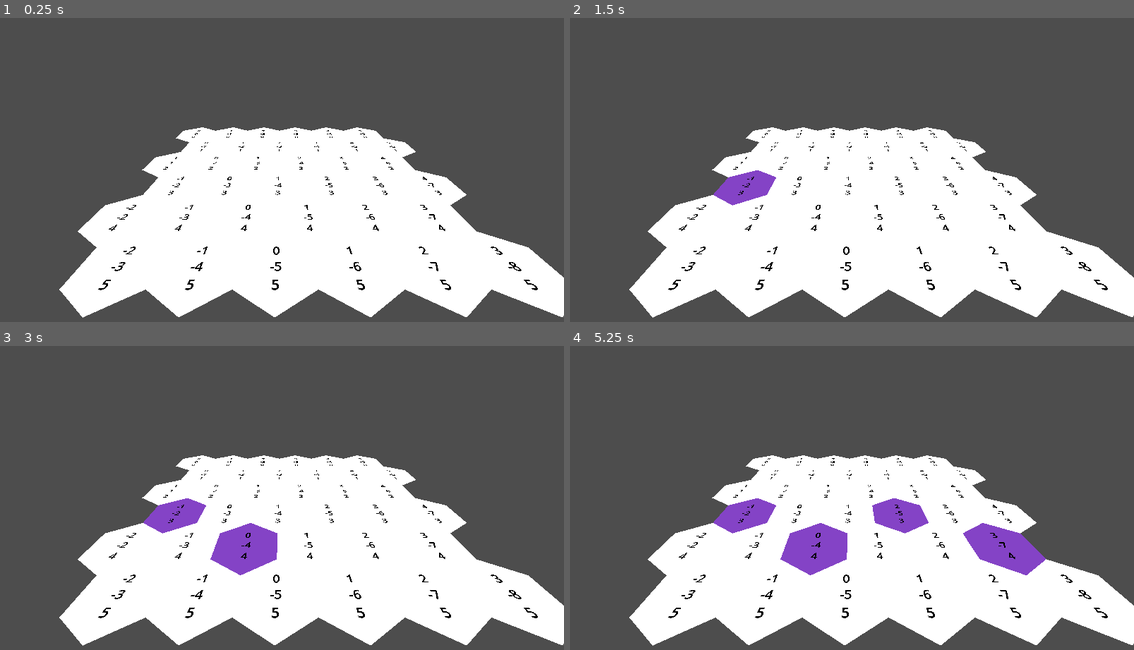
Above: before the commit, frames 1-4 (two rows, left to right).
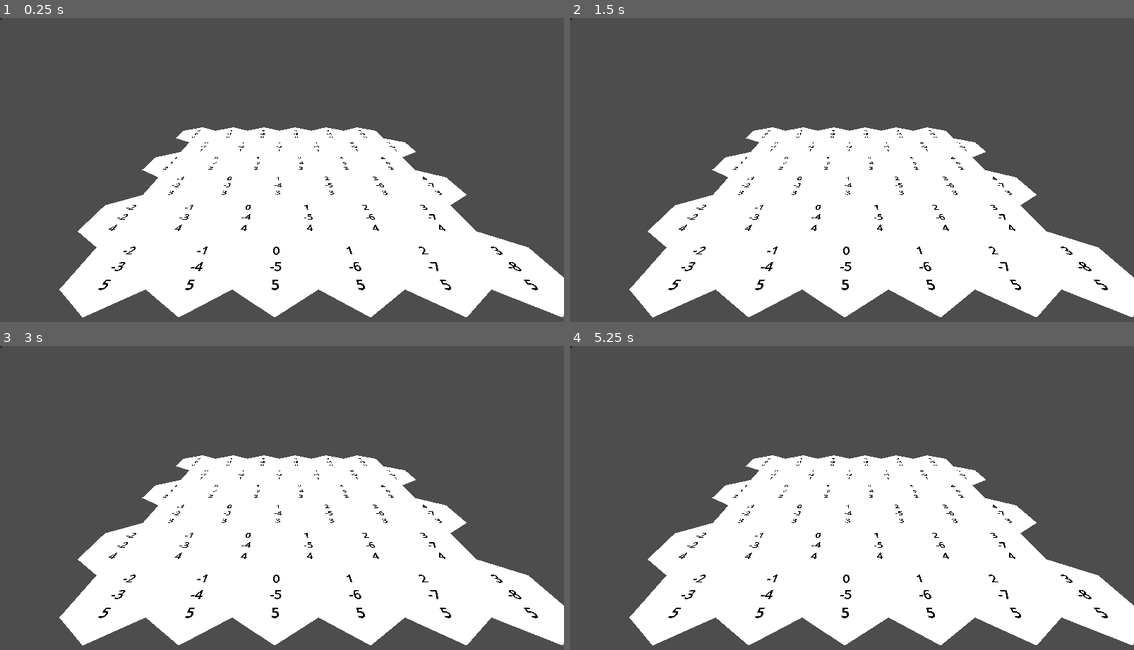
Above: after the commit, the same moments.

Repository: EricSmith3542/godot-hex-grid
Game: Godot game, scene res://node_3d.tscn
Two runs of this game, one before a commit and one after it. Both use one fixed random seed, a clock stepped at 60 frames per second and the inputs below.
Inputs (mouse positions are in pixels of both pictures, inside the frame that each line leads up to):
- Up to frame 1 (0.25 s): no input
- Up to frame 2 (1.5 s): tap Enter at 0.5 s; move the mouse to (976, 160) at 0.52 s; click (976, 160) at 0.67 s; tap Space at 1.25 s; move the mouse to (739, 191) at 1.27 s; click (739, 191) at 1.42 s
- Up to frame 3 (3 s): tap Enter at 2 s; move the mouse to (338, 434) at 2.02 s; click (338, 434) at 2.17 s; tap Space at 2.75 s; move the mouse to (253, 567) at 2.77 s; click (253, 567) at 2.92 s
- Up to frame 4 (5.25 s): tap Enter at 3.5 s; move the mouse to (1021, 552) at 3.52 s; click (1021, 552) at 3.67 s; tap Space at 4.25 s; move the mouse to (682, 455) at 4.27 s; click (682, 455) at 4.42 s; move the mouse to (880, 504) at 5.02 s; click (880, 504) at 5.17 s

The runs differ from the first frame. In frame 1, less than 0.1% of the frame differs, in the area x 0-1%, y 0-1%; in frame 2, 0.8%; in frame 3, 2.2%; in frame 4, 4.4%, in the area x 0-85%, y 0-76%.

Commit message:
Color picking: TUTORIAL 1 FINISHED

Diff:
--- a/hex_grid.gd
+++ b/hex_grid.gd
@@ -31,10 +31,12 @@
 	cells.append(cell)
 	add_child(cell)
 
-func _on_hex_mesh_cell_clicked(coordinates: HexCoordinates) -> void:
+
+
+func _on_hex_grid_editor_cell_clicked(coordinates: HexCoordinates, color: Color) -> void:
 	var cell_index = coordinates.X + coordinates.Z * width + coordinates.Z / 2
 	var cell = cells[cell_index]
-	cell.color = touched_cell_color
+	cell.color = color
 
 #	Ugly for now but tutorial addresses that this will change in later steps as the mesh becomes more advanced
 	mesh.triangulate(cells)
--- a/hex_grid.tscn
+++ b/hex_grid.tscn
@@ -2,10 +2,13 @@
 
 [ext_resource type="Script" uid="uid://bichh5t52boby" path="res://hex_grid.gd" id="1_kpu3p"]
 [ext_resource type="PackedScene" uid="uid://6tee3jl2u56" path="res://hex_mesh.tscn" id="2_esttd"]
+[ext_resource type="PackedScene" uid="uid://v7ils7xipqkt" path="res://hex_grid_editor.tscn" id="3_ube50"]
 
 [node name="HexGrid" type="Node3D" unique_id=1881075025]
 script = ExtResource("1_kpu3p")
 
 [node name="HexMesh" parent="." unique_id=170552868 instance=ExtResource("2_esttd")]
 
-[connection signal="cell_clicked" from="HexMesh" to="." method="_on_hex_mesh_cell_clicked"]
+[node name="HexGridEditor" parent="." unique_id=242709990 instance=ExtResource("3_ube50")]
+
+[connection signal="cell_clicked" from="HexGridEditor" to="." method="_on_hex_grid_editor_cell_clicked"]
--- /dev/null
+++ b/hex_grid_editor.gd
@@ -0,0 +1,17 @@
+extends Node3D
+
+signal cell_clicked(coordinates:HexCoordinates, color:Color)
+
+var color : Color = Color.WHITE
+
+func _input(event: InputEvent) -> void:
+	if event is InputEventMouseButton:
+		if event.button_index == MOUSE_BUTTON_LEFT:
+			var intersection_point = (get_viewport().get_camera_3d() as DebugCamera).get_position_collision_point(event.position)
+			if intersection_point:
+				var coordinates = HexCoordinates.from_position(intersection_point)
+				cell_clicked.emit(coordinates,color)
+				print("clicked coordinate " + str(HexCoordinates.from_position(intersection_point)))
+
+func _on_color_changed(color: Color) -> void:
+	self.color = color
--- /dev/null
+++ b/hex_grid_editor.tscn
@@ -0,0 +1,14 @@
+[gd_scene format=3 uid="uid://v7ils7xipqkt"]
+
+[ext_resource type="Script" uid="uid://ob3xluqqqlny" path="res://hex_grid_editor.gd" id="1_cds6q"]
+
+[node name="HexGridEditor" type="Node3D" unique_id=242709990]
+script = ExtResource("1_cds6q")
+
+[node name="CanvasLayer" type="CanvasLayer" parent="." unique_id=1426791008]
+
+[node name="ColorPickerButton" type="ColorPickerButton" parent="CanvasLayer" unique_id=1839446341]
+offset_right = 8.0
+offset_bottom = 8.0
+
+[connection signal="color_changed" from="CanvasLayer/ColorPickerButton" to="." method="_on_color_changed"]
--- a/hex_mesh.gd
+++ b/hex_mesh.gd
@@ -1,7 +1,7 @@
 class_name HexMesh
 extends MeshInstance3D
 
-signal cell_clicked(coordinates:HexCoordinates)
+#signal cell_clicked(coordinates:HexCoordinates)
 
 var vertices : PackedVector3Array
 var normals : PackedVector3Array
@@ -43,14 +43,11 @@
 	for i in range(3):
 		colors.append(color)
 
-func _on_mouse_entered() -> void:
-	print("hovering at " + str(get_viewport().get_mouse_position()))
-
-
-func _on_input_event(camera: Node, event: InputEvent, event_position: Vector3, normal: Vector3, shape_idx: int) -> void:
-	if event is InputEventMouseButton:
-		if event.button_index == MOUSE_BUTTON_LEFT:
-			var intersection_point = (camera as DebugCamera).get_position_collision_point(event.position)
-			var coordinates = HexCoordinates.from_position(intersection_point)
-			cell_clicked.emit(coordinates)
-			print("clicked coordinate " + str(HexCoordinates.from_position(intersection_point)))
+#
+#func _on_input_event(camera: Node, event: InputEvent, event_position: Vector3, normal: Vector3, shape_idx: int) -> void:
+	#if event is InputEventMouseButton:
+		#if event.button_index == MOUSE_BUTTON_LEFT:
+			#var intersection_point = (camera as DebugCamera).get_position_collision_point(event.position)
+			#var coordinates = HexCoordinates.from_position(intersection_point)
+			#cell_clicked.emit(coordinates)
+			#print("clicked coordinate " + str(HexCoordinates.from_position(intersection_point)))
Not shown, added: hex_grid_editor.gd.uid
